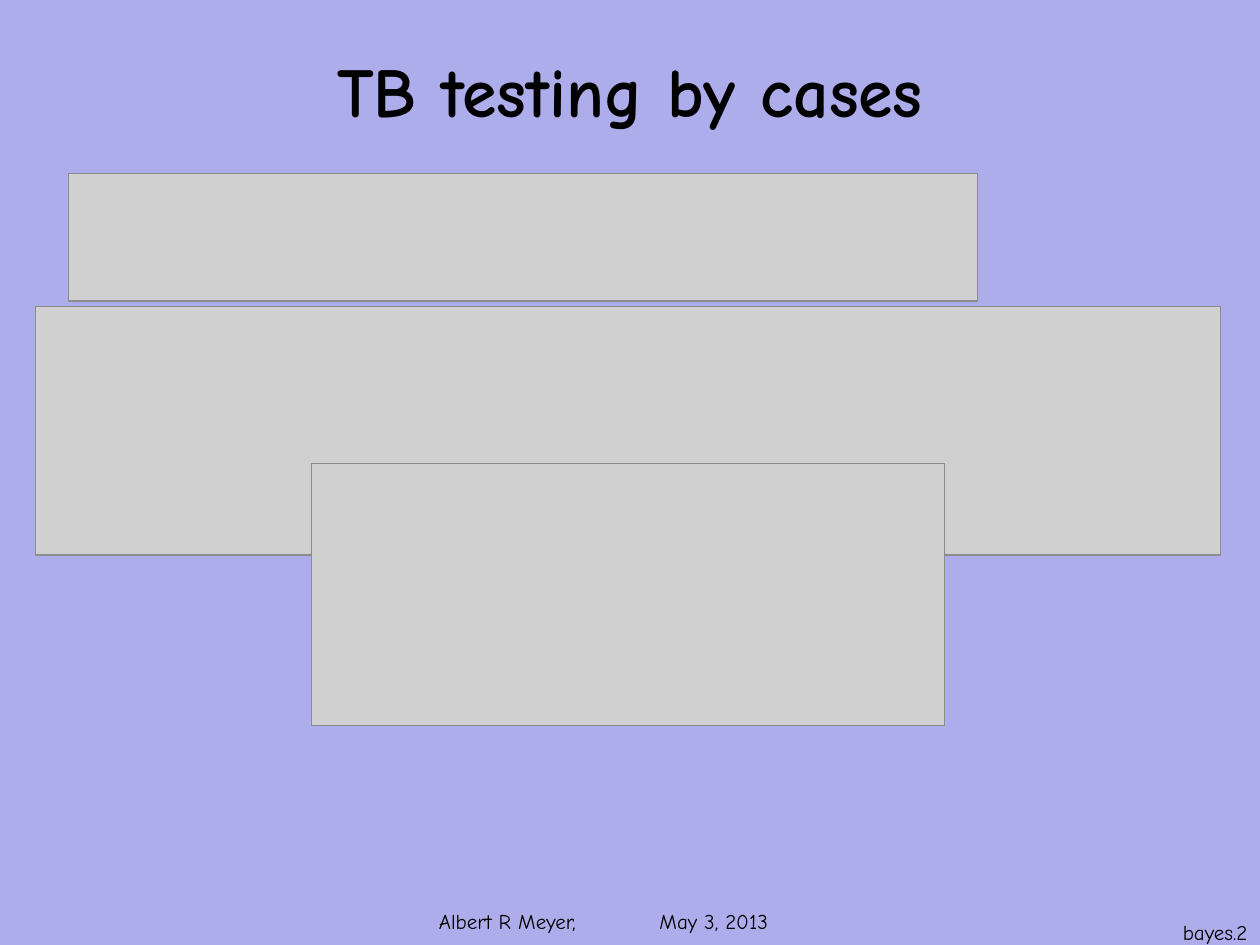
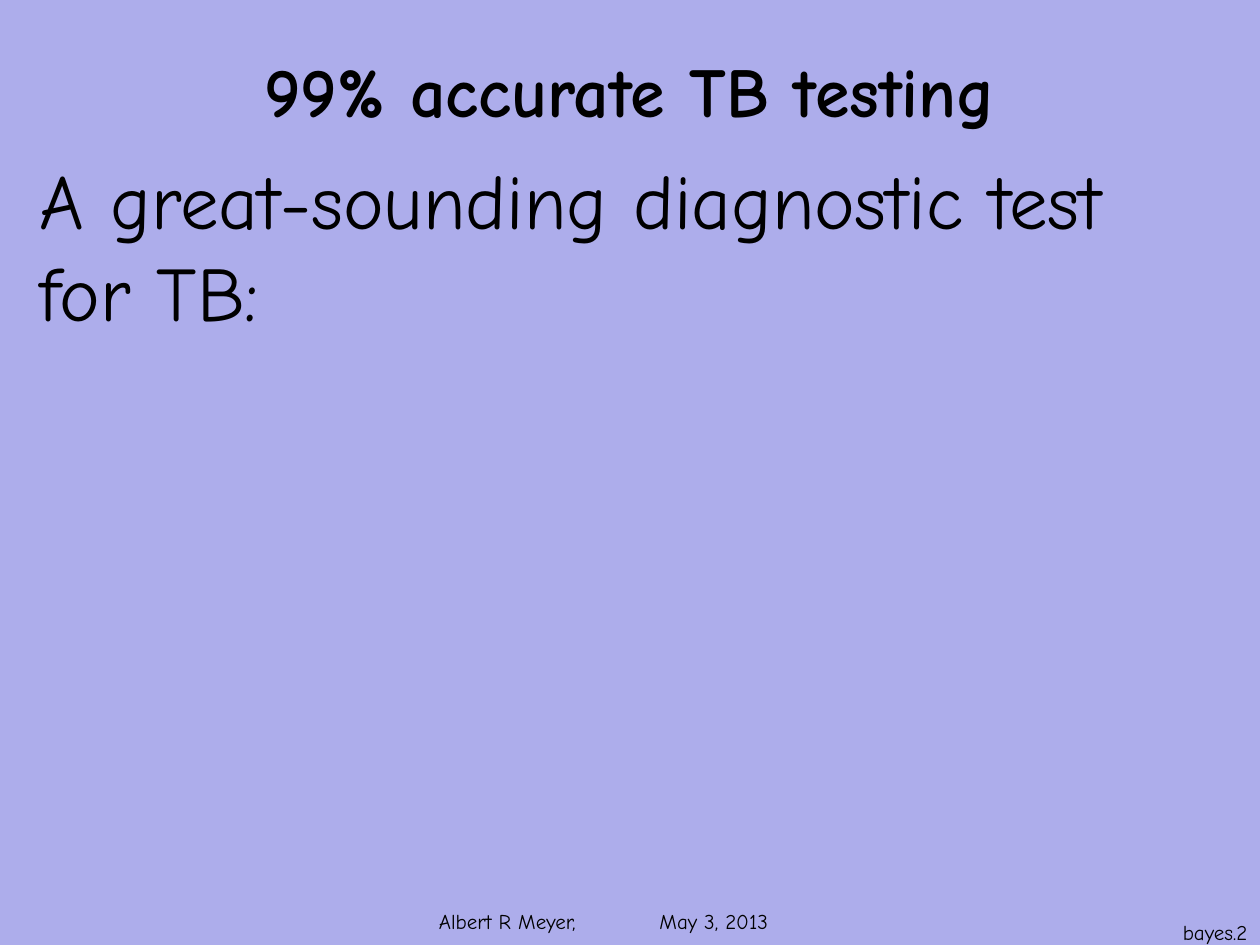
Before and after one commit to armeyer/mcs_web, a slide deck: slide 2 of spring13/slides13/prob-bayes.pptx. Drawn at 1260x945 pixels with LibreOffice and Linux fonts; fonts in the diff are those of the drawing; grey boxes stand for pictures; background and template pictures are left out. Boxes give left, top, right and bottom in pixels: in the first picture for what was removed or moved away, otherwise in the second. Text is boxed around its words. In the diff, an @@ line names an element or a change of style, - is before the commit and + after.

```diff
--- a/spring13/slides13/prob-bayes.pptx
+++ b/spring13/slides13/prob-bayes.pptx
@@ title at <box>264,70,995,129</box>: text changed @@
-TB testing by cases
+99% accurate TB testing
@@ text added at <box>40,176,1101,322</box>, 44 pt, text #000000 @@
+A great-sounding diagnostic test for TB:
@@ picture removed at <box>69,174,979,301</box> @@
@@ picture removed at <box>35,306,1221,554</box> @@
@@ picture removed at <box>311,464,944,726</box> @@
@@ line added from (168, 489) to (168, 489), #000000 0.75 pt @@
```
Also in this commit, not shown: 6 other slides changed, 16 slides added, 4 slides removed.
